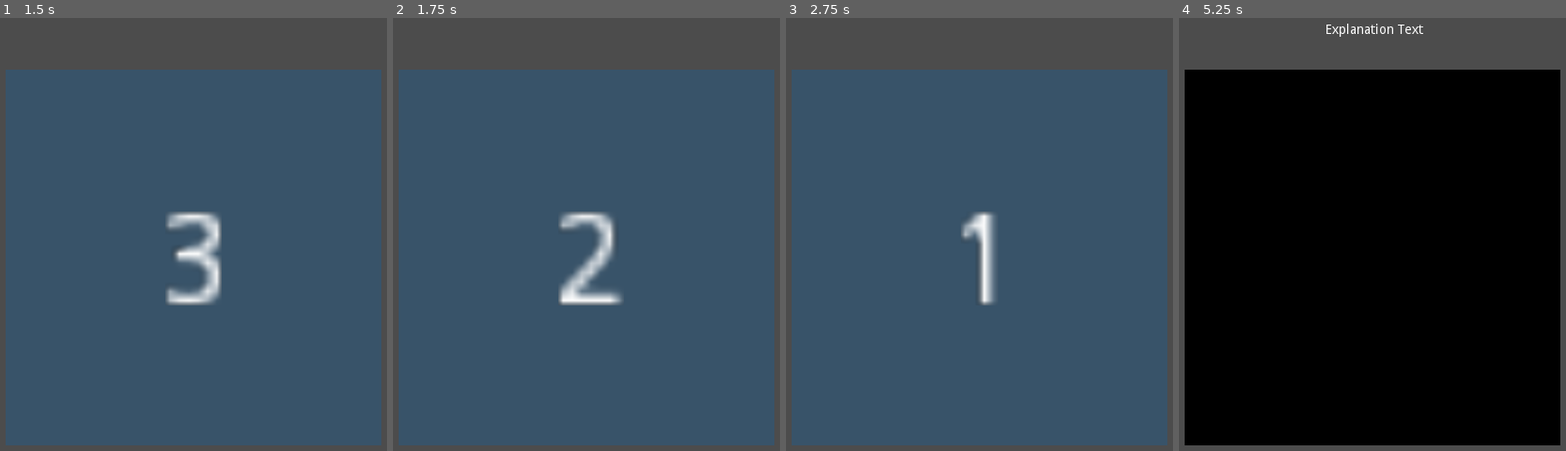
Above: before the commit, frames 1-4 (left to right).
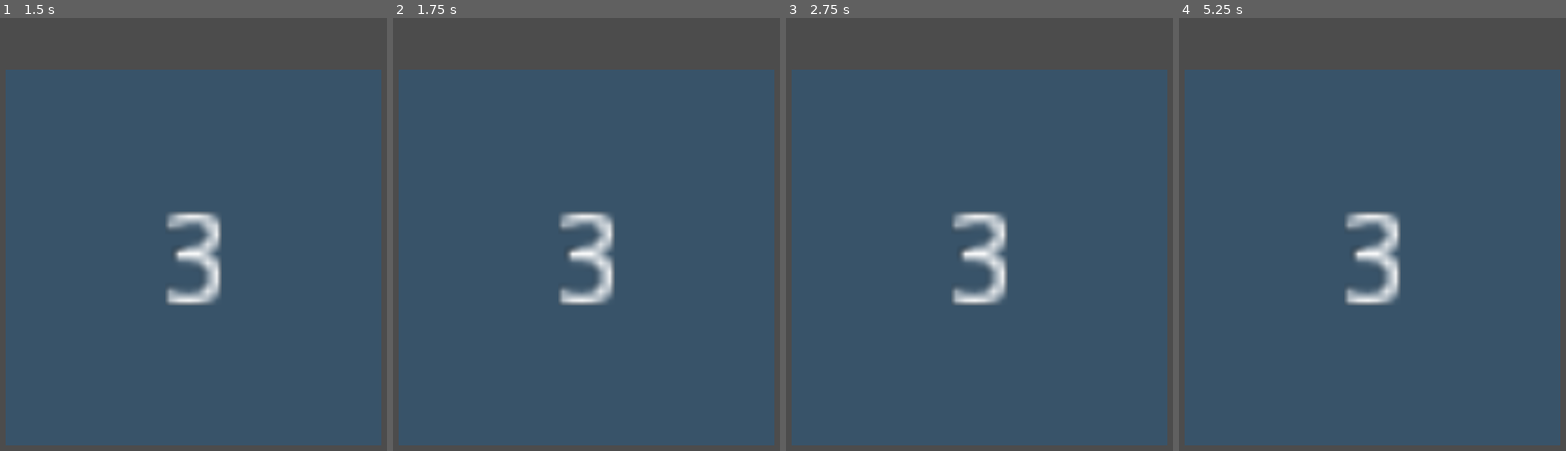
Above: after the commit, the same moments.

Repository: nevs-devs/preattentiv
Game: Godot game, scene res://Main.tscn
Two runs of this game, one before a commit and one after it. Both use one fixed random seed, a clock stepped at 60 frames per second and the inputs below.
Inputs (mouse positions are in pixels of both pictures, inside the frame that each line leads up to):
- Up to frame 1 (1.5 s): tap Enter (ui_accept) at 0.5, 0.6, 0.77, 1.07, 1.25, 1.35 s
- Up to frame 2 (1.75 s): tap Enter (ui_accept) at 1.52 s
- Up to frame 3 (2.75 s): tap Enter (ui_accept) at 1.82, 2, 2.1 s
- Up to frame 4 (5.25 s): tap Enter (ui_accept) at 2.85, 3.02, 3.32, 3.5, 3.6, 3.77, 4.07, 4.25, 4.35, 4.52, 4.82 s; click (1372, 295) at 5 s, where only the run before the commit has a clickable "Yes"

Frame 1 is identical in both runs. In frame 2, 1.4% of the frame differs, in the area x 43-60%, y 49-67%; in frame 3, 2.1%; in frame 4, 84%, in the area x 1-99%, y 1-99%.
Error after the commit: Invalid call. Nonexistent function 'show_objects' in base 'Node2D (Show.gd)'. (res://Main.gd:27)

Commit message:
added show objects call

Diff:
--- a/Main.gd
+++ b/Main.gd
@@ -7,10 +7,13 @@
 const SHOW_MODE = 2
 const RESULT_MODE = 3
 
+const DURATIONS = [0.075, 0.125, 0.25, 0.375, 0.5, 0.75, 1.0, 1.5, 2.0, 4.0]
+
 var mode = EXPLANATION_MODE
 
 var time_counter = 0
-var duration = 1
+
+var duration_index = 4
 
 func _ready():
 	start_explanation()
@@ -21,11 +24,14 @@
 	$"Explanation".visible = true
 	$"Result".visible = false
 	mode = EXPLANATION_MODE
-	# $"Show".show_objects("subject", ["distractor1", "distractor2"], count=10, show_subject=True)
+	$"Show".show_objects("red_circle", ["blue_circle"], 80, true)
 
 func start_countdown():
 	$"Countdown".visible = true
 	$"Explanation".visible = false
+	$"Show".visible = false
+	$"Result".visible = false
+	$"Show".show_objects("red_circle", ["blue_circle"], 80, true)
 	time_counter = COUNTDOWN_TIME
 	mode = COUNTDOWN_MODE
 
@@ -42,7 +48,7 @@
 	$"Explanation".visible = false
 	$"Result".visible = false
 	mode = SHOW_MODE
-	time_counter = duration
+	time_counter = DURATIONS[duration_index]
 
 func _input(event):
 	if mode == EXPLANATION_MODE:
